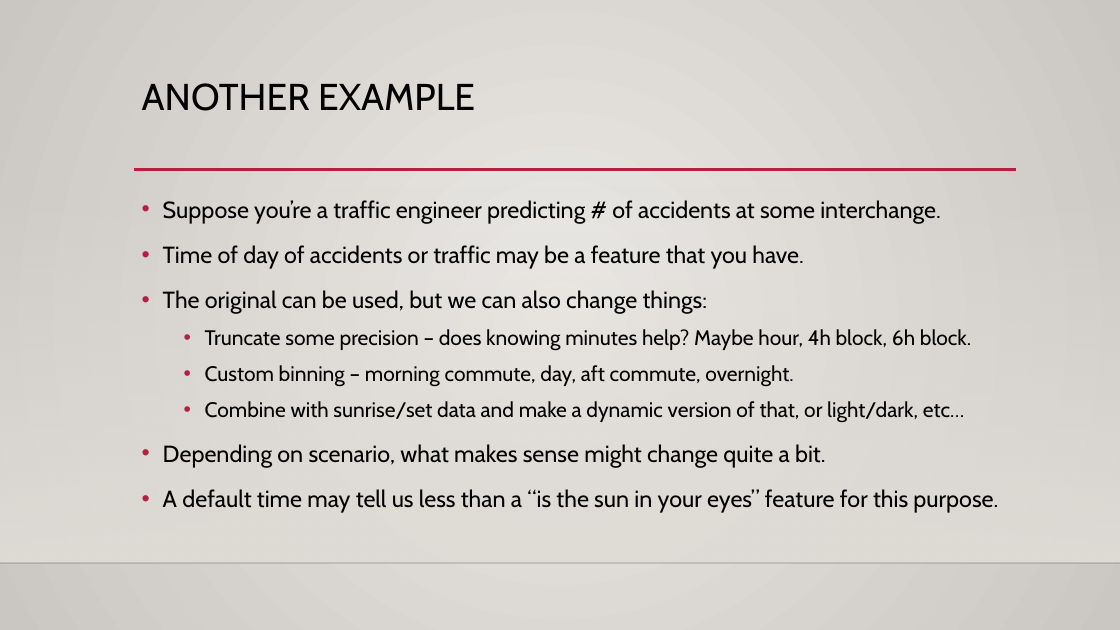
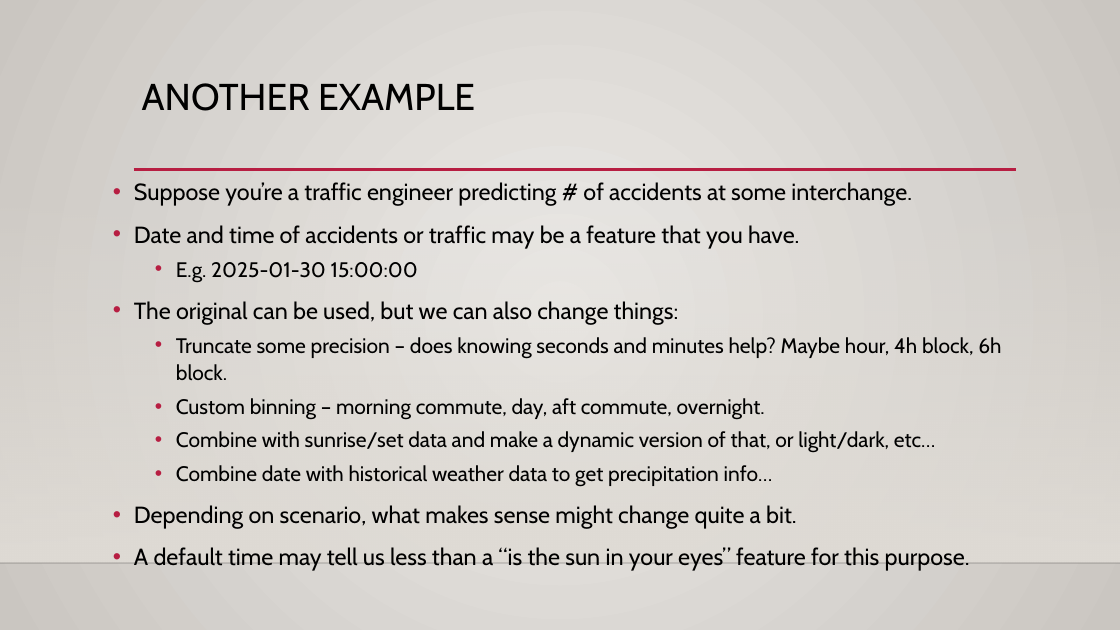
Before and after one commit to glennybarnes/Intro_to_Machine_Learning_Students, a slide deck: slide 37 of reference_content/Slides/008_Log_Reg_Images.pptx. Drawn at 1120x630 pixels with LibreOffice and Linux fonts; fonts in the diff are those of the drawing; background and template pictures are left out. Boxes give left, top, right and bottom in pixels: in the first picture for what was removed or moved away, otherwise in the second. Text is boxed around its words. In the diff, an @@ line names an element or a change of style, - is before the commit and + after.

```diff
--- a/reference_content/Slides/008_Log_Reg_Images.pptx
+++ b/reference_content/Slides/008_Log_Reg_Images.pptx
@@ text "Suppose you’re a traffic engineer ...": place and size @@
-text "Suppose you’re a traffic engineer ..." at (163,200,998,513)
+text "Suppose you’re a traffic engineer ..." at (134,182,1001,571)
@@ text at (134,182,970,571): line spacing 1.2 to 1.1 @@
@@ text at (134,225,799,283): text changed @@
-• Time of day of accidents or traffic may be a feature that you have.
+• Date and time of accidents or traffic may be a feature that you have.
+  • E.g. 2025-01-30 15:00:00
@@ text at (176,337,1001,381): text changed @@
-  • Truncate some precision – does knowing minutes help? Maybe hour, 4h block, 6h block.
+  • Truncate some precision – does knowing seconds and minutes help? Maybe hour, 4h block, 6h block.
@@ text at (176,465,773,487): paragraph added @@
+  • Combine date with historical weather data to get precipitation info…
```
Also in this commit, not shown: 4 other slides changed, 1 slide added, 7 other files.
